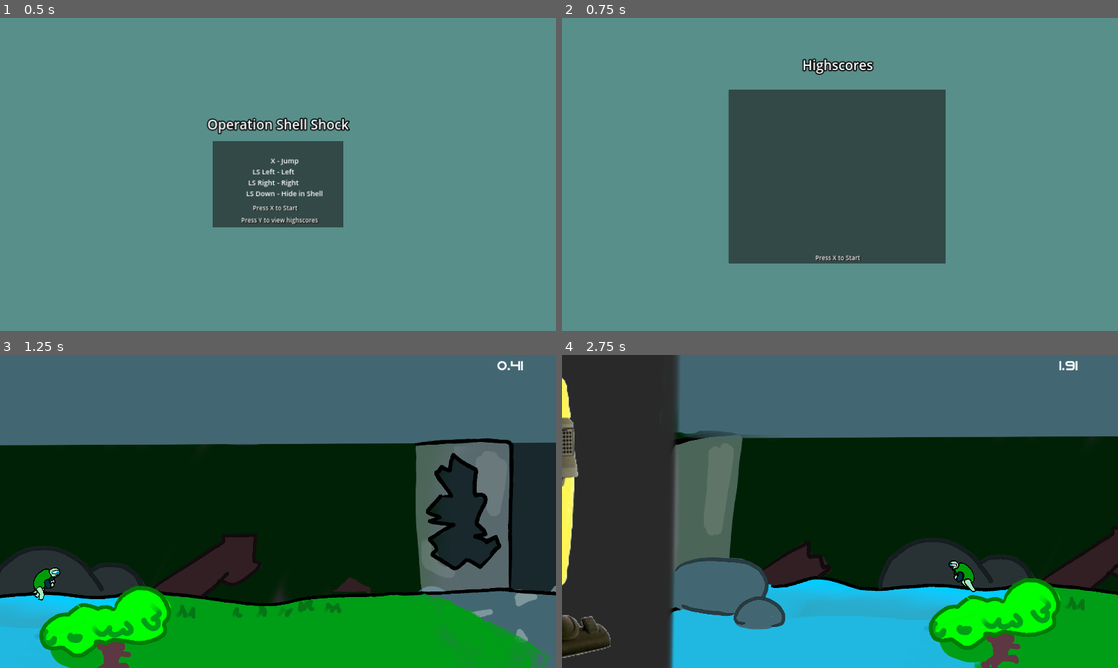
Above: before the commit, frames 1-4 (two rows, left to right).
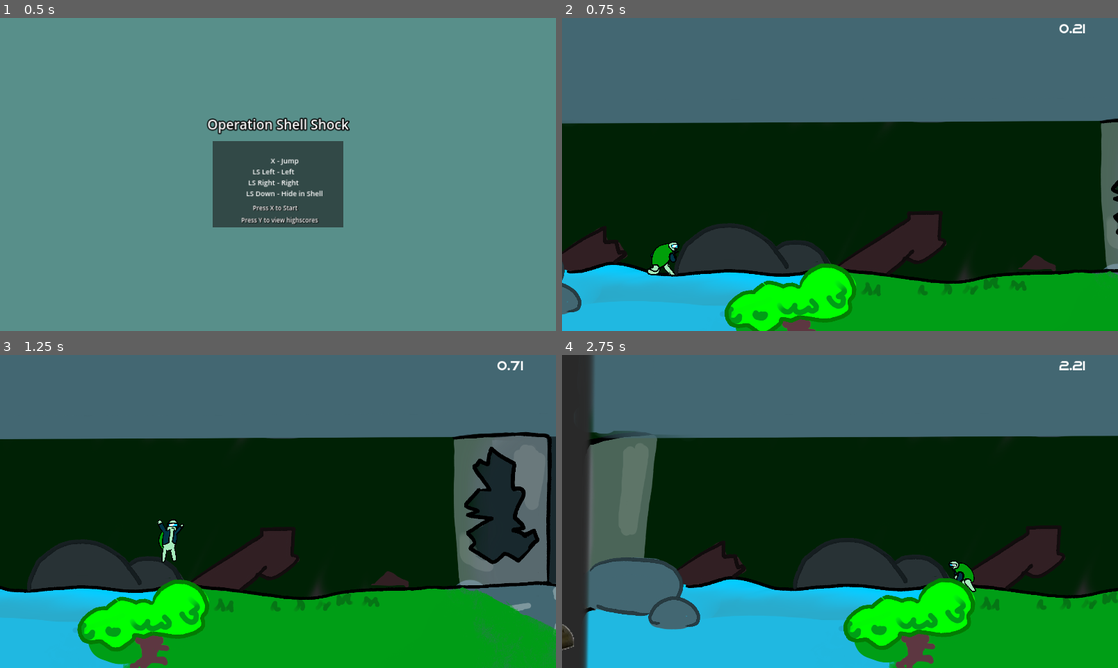
Above: after the commit, the same moments.

Repository: isterkvarn/operation_shell_shock
Game: Godot game, scene res://menus/main_menu/main_menu.tscn
Two runs of this game, one before a commit and one after it. Both use one fixed random seed, a clock stepped at 60 frames per second and the inputs below.
Inputs:
- Up to frame 1 (0.5 s): no input
- Up to frame 2 (0.75 s): tap X (start, bound only after the commit) at 0.5 s; hold D (ss_right) from 0.53 s (still down); tap Y (highscores) at 0.6 s
- Up to frame 3 (1.25 s): keep holding D (ss_right); tap W (ss_jump) at 0.77 s; tap Enter (ui_accept) at 0.8 s
- Up to frame 4 (2.75 s): tap Enter (ui_accept) at 1.35 s; tap W (ss_jump) at 1.52 s; tap X (start, bound only after the commit) at 1.55, 2.1 s; release D (ss_right) at 2.03 s; hold A (ss_left) from 2.03 s (still down); tap Y (highscores) at 2.3 s

Frame 1 is identical in both runs. In frame 2, 99% of the frame differs, in the area x 0-100%, y 0-100%; in frame 3, 25%; in frame 4, 39%.

Commit message:
finished

Diff:
--- a/highscore/highscore.gd
+++ b/highscore/highscore.gd
@@ -36,7 +36,6 @@
 	names_box.visible = false
 
 	_from_disk()
-
 	add_score(player_score.score)
 
 func add_score(score: float):
@@ -46,6 +45,7 @@
 		names_box.visible = true
 		ok_button.visible = false
 		start_label.visible = true
+		_populate_name_box()
 
 	score_text.text = str(int(score*100)/100.0)
 
@@ -64,7 +64,7 @@
 	_to_disk()
 
 func _process(delta):
-	if Input.is_action_just_pressed("ui_accept"):
+	if Input.is_action_just_pressed("start"):
 #		get_tree().change_scene_to_file("res://main.tscn")
 		get_tree().change_scene_to_file("res://levels/demo_level.tscn")
 
--- a/levels/demo_level.tscn
+++ b/levels/demo_level.tscn
@@ -18,6 +18,8 @@
 [ext_resource type="Texture2D" uid="uid://frd4cwlwascu" path="res://environment/background_1.png" id="16_svcgs"]
 [ext_resource type="Texture2D" uid="uid://desmlvfn4vd4t" path="res://environment/foreground_1.png" id="17_an48s"]
 [ext_resource type="Texture2D" uid="uid://bgrdmixaddsje" path="res://environment/background_2.png" id="18_vf8xm"]
+[ext_resource type="Texture2D" uid="uid://cptjkgyakvwhb" path="res://environment/background_3.png" id="19_5i8t2"]
+[ext_resource type="Texture2D" uid="uid://c64vvbjx7l65n" path="res://environment/background_4.png" id="20_jbowq"]
 
 [sub_resource type="LabelSettings" id="LabelSettings_fnfmh"]
 font_size = 61
@@ -334,7 +336,7 @@
 position = Vector2(35927, 572)
 
 [node name="WinArea" parent="." instance=ExtResource("15_c7fyl")]
-position = Vector2(39725, 68)
+position = Vector2(40049, 68)
 scale = Vector2(1.5, 1.5)
 
 [node name="Sprite2D" type="Sprite2D" parent="."]
@@ -352,3 +354,15 @@
 position = Vector2(11951, 93)
 scale = Vector2(1.83, 1.83)
 texture = ExtResource("18_vf8xm")
+
+[node name="Sprite2D3" type="Sprite2D" parent="."]
+z_index = -1
+position = Vector2(23014, 365)
+scale = Vector2(2.08, 2.08)
+texture = ExtResource("19_5i8t2")
+
+[node name="Sprite2D4" type="Sprite2D" parent="."]
+z_index = -1
+position = Vector2(34686, 348)
+scale = Vector2(2.37, 2.37)
+texture = ExtResource("20_jbowq")
--- a/menus/main_menu/main_menu.gd
+++ b/menus/main_menu/main_menu.gd
@@ -2,7 +2,7 @@
 
 
 func _process(delta):
-	if Input.is_action_just_pressed("ui_accept"):
+	if Input.is_action_just_pressed("start"):
 #		get_tree().change_scene_to_file("res://main.tscn")
 		get_tree().change_scene_to_file("res://levels/demo_level.tscn")
 
--- a/player/player.tscn
+++ b/player/player.tscn
@@ -130,6 +130,7 @@
 
 [node name="SwitchAudio" type="AudioStreamPlayer2D" parent="."]
 stream = ExtResource("15_m0ipw")
+volume_db = 6.0
 
 [node name="RoofRayCast2" type="RayCast2D" parent="."]
 position = Vector2(-37, -78)
--- a/project.godot
+++ b/project.godot
@@ -68,6 +68,14 @@
 , Object(InputEventKey,"resource_local_to_scene":false,"resource_name":"","device":-1,"window_id":0,"alt_pressed":false,"shift_pressed":false,"ctrl_pressed":false,"meta_pressed":false,"pressed":false,"keycode":0,"physical_keycode":89,"key_label":0,"unicode":121,"echo":false,"script":null)
 ]
 }
+start={
+"deadzone": 0.5,
+"events": [Object(InputEventJoypadButton,"resource_local_to_scene":false,"resource_name":"","device":-1,"button_index":0,"pressure":0.0,"pressed":true,"script":null)
+, Object(InputEventJoypadButton,"resource_local_to_scene":false,"resource_name":"","device":-1,"button_index":6,"pressure":0.0,"pressed":true,"script":null)
+, Object(InputEventKey,"resource_local_to_scene":false,"resource_name":"","device":-1,"window_id":0,"alt_pressed":false,"shift_pressed":false,"ctrl_pressed":false,"meta_pressed":false,"pressed":false,"keycode":0,"physical_keycode":88,"key_label":0,"unicode":120,"echo":false,"script":null)
+, Object(InputEventKey,"resource_local_to_scene":false,"resource_name":"","device":-1,"window_id":0,"alt_pressed":false,"shift_pressed":false,"ctrl_pressed":false,"meta_pressed":false,"pressed":false,"keycode":0,"physical_keycode":4194309,"key_label":0,"unicode":0,"echo":false,"script":null)
+]
+}
 
 [rendering]
 
Binary file added: environment/background_3.png
Not shown, added: environment/background_3.png.import
Binary file added: environment/background_4.png
Not shown, added: environment/background_4.png.import
Not shown: 1 places in levels/demo_level.tscn that only renumber resources
